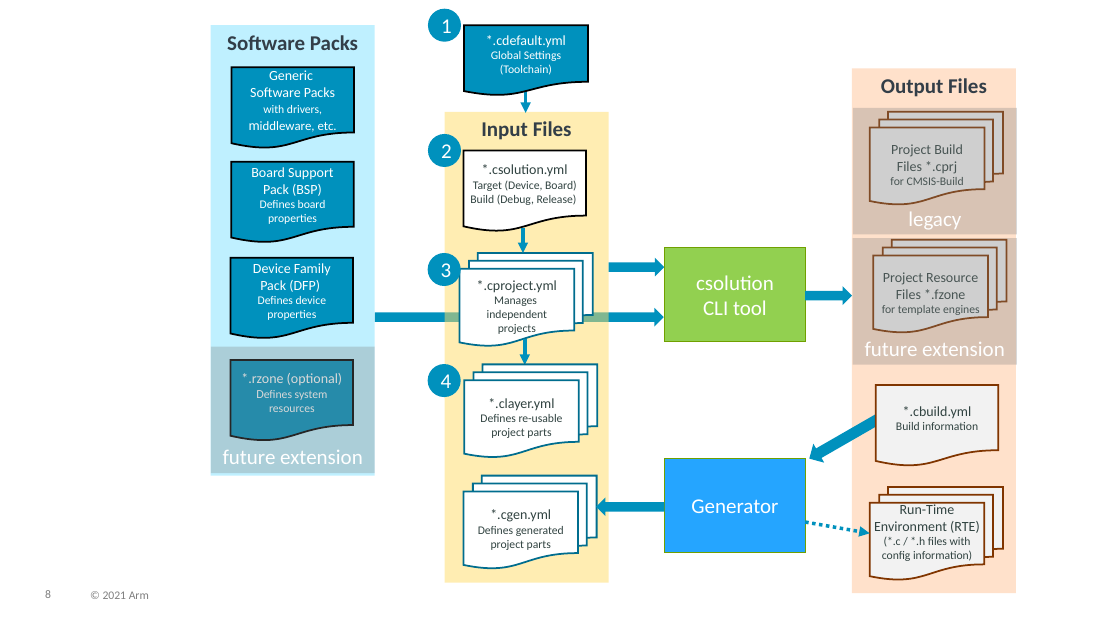
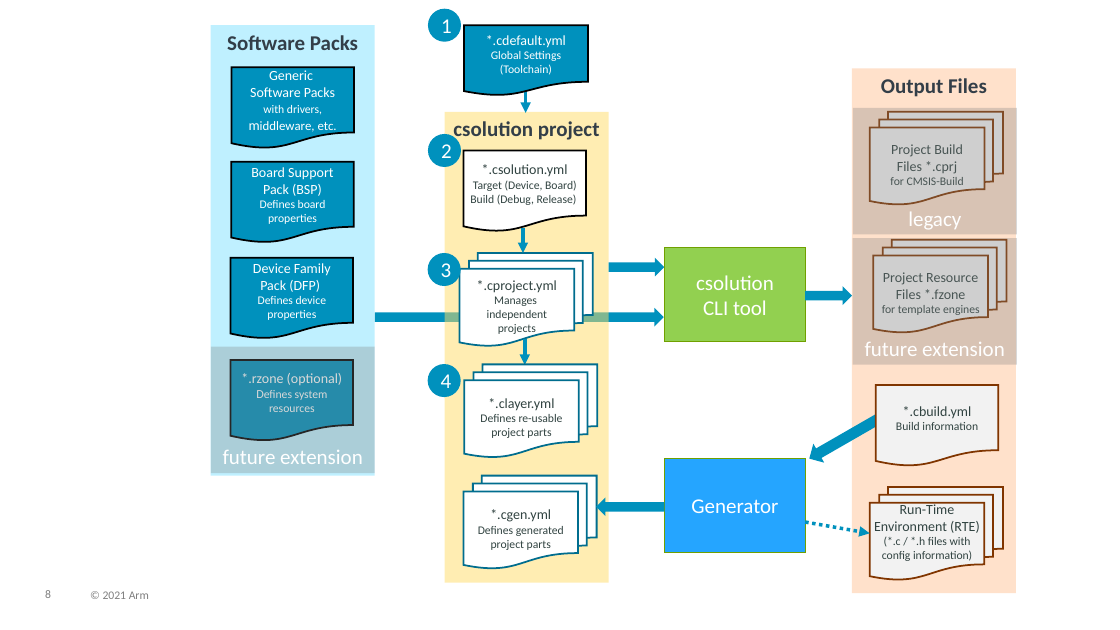
Before and after one commit to Open-CMSIS-Pack/cmsis-toolbox, a slide deck: slide 8 of docs/images/overview.pptx. Drawn at 1120x630 pixels with LibreOffice and Linux fonts; fonts in the diff are those of the drawing. Boxes give left, top, right and bottom in pixels: in the first picture for what was removed or moved away, otherwise in the second. Text is boxed around its words. In the diff, an @@ line names an element or a change of style, - is before the commit and + after.

```diff
--- a/docs/images/overview.pptx
+++ b/docs/images/overview.pptx
@@ text in rectangle at box(453, 121, 600, 143): text changed @@
-Input Files
+csolution project
```
Also in this commit, not shown: 7 other slides changed, 13 other files.
